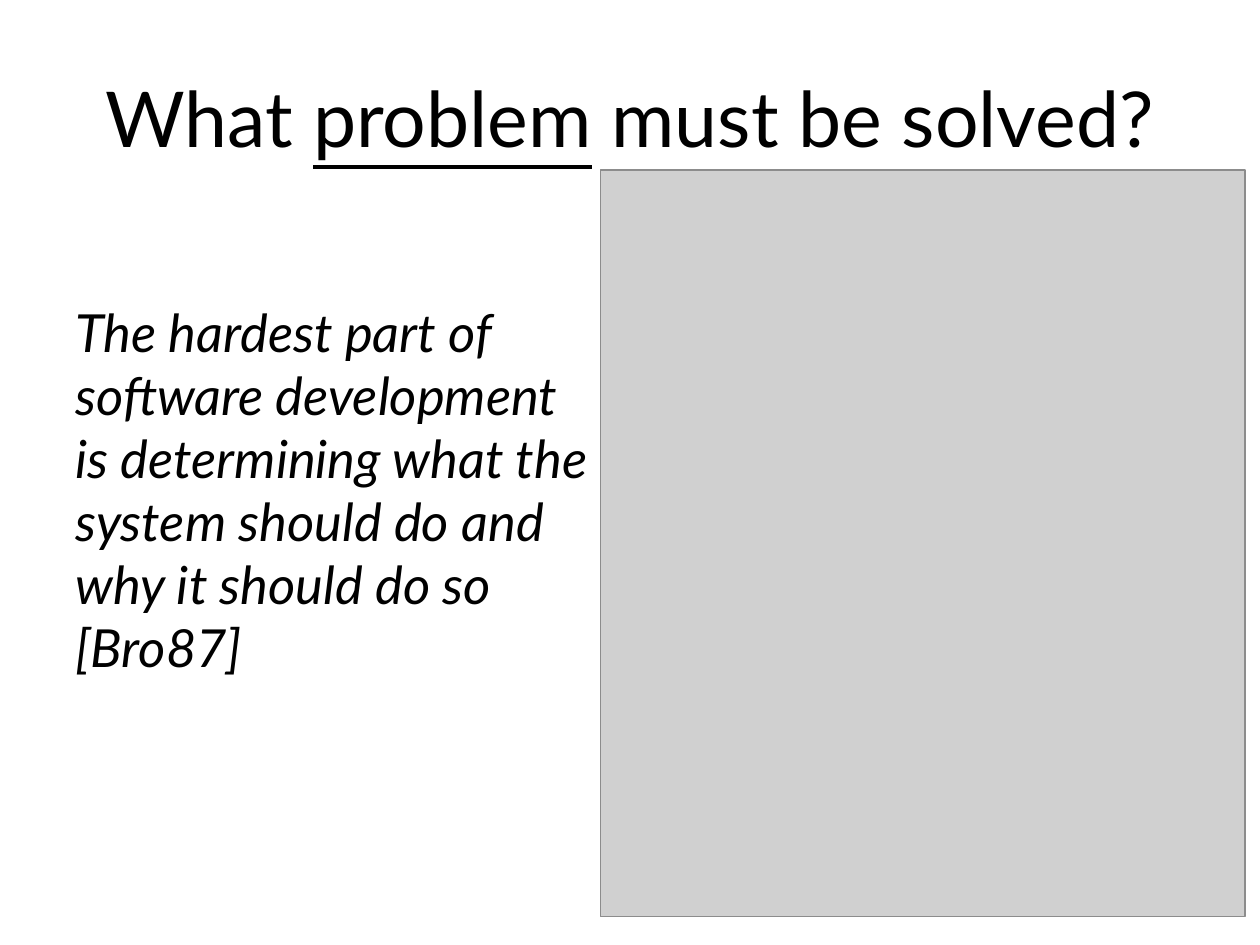
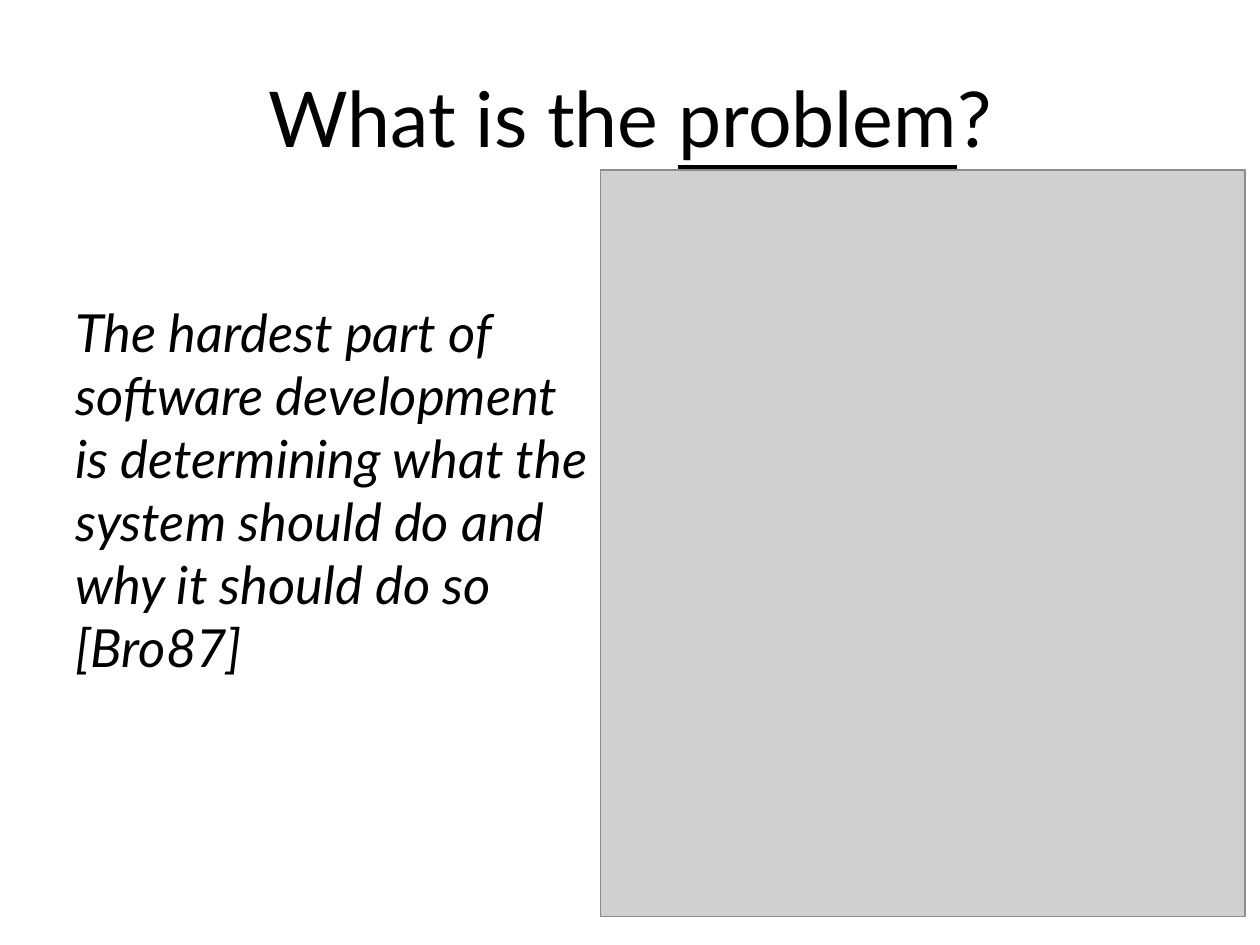
Before and after one commit to blambeau/phd, a slide deck: slide 12 of public-defense/slides.pptx. Drawn at 1260x945 pixels with LibreOffice and Linux fonts; fonts in the diff are those of the drawing; grey boxes stand for pictures. Boxes give left, top, right and bottom in pixels: in the first picture for what was removed or moved away, otherwise in the second. Text is boxed around its words. In the diff, an @@ line names an element or a change of style, - is before the commit and + after.

```diff
--- a/public-defense/slides.pptx
+++ b/public-defense/slides.pptx
@@ title at (268,90,991,160): text changed @@
-What problem must be solved?
+What is the problem?
```
Also in this commit, not shown: 5 other slides changed, 8 slides added, 2 other files.
